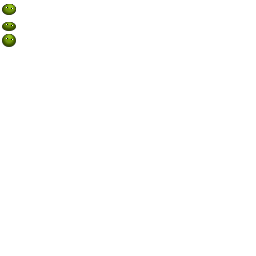
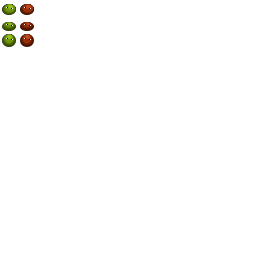
Before/after of a 256 × 256 layered artwork. What changed in the layer stack:
added layer "Eingefügte Ebene" above "Hintergrund" over 20, 4, 34, 47
